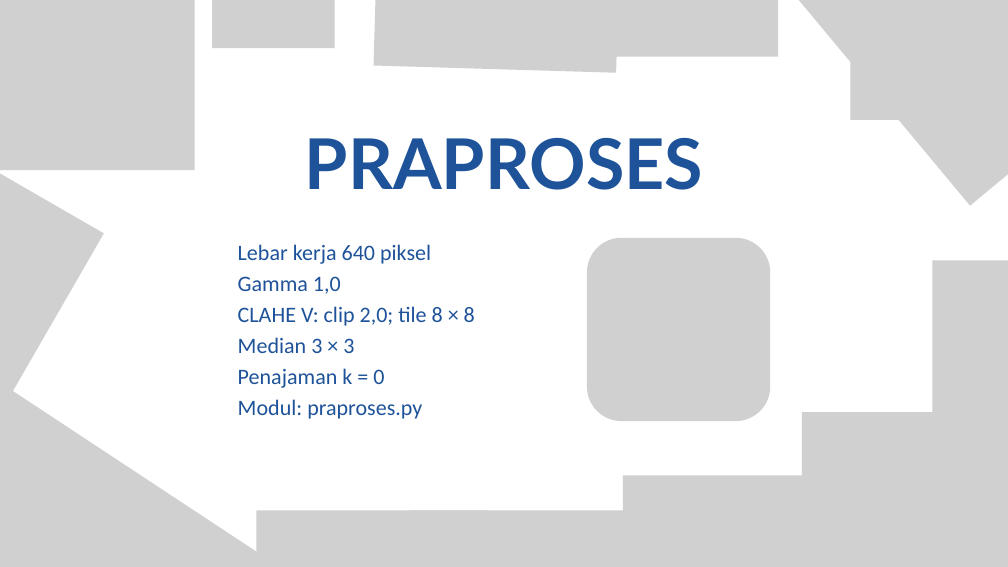
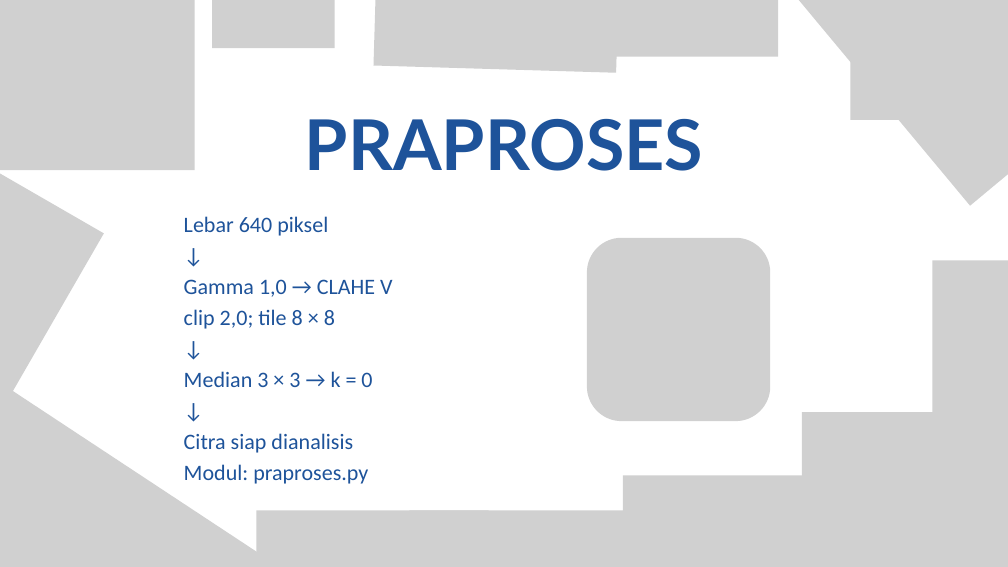
Before and after one commit to ZidaneNaufal1/simuteh-2330511034, a slide deck: slide 9 of laporan/Slide_EvalP1-4_2330511034.pptx. Drawn at 1008x567 pixels with LibreOffice and Linux fonts; fonts in the diff are those of the drawing; grey boxes stand for pictures. Boxes give left, top, right and bottom in pixels: in the first picture for what was removed or moved away, otherwise in the second. Text is boxed around its words. In the diff, an @@ line names an element or a change of style, - is before the commit and + after.

Commit message:
Slide: perjelas grafik, perbaiki integrasi dan tambahkan diagram praproses

```diff
--- a/laporan/Slide_EvalP1-4_2330511034.pptx
+++ b/laporan/Slide_EvalP1-4_2330511034.pptx
@@ text "PRAPROSES": place and size @@
-text "PRAPROSES" at (305,138,703,190)
+text "PRAPROSES" at (305,119,703,171)
@@ text "Lebar 640 piksel": place and size @@
-text "Lebar 640 piksel" at (238,244,475,419)
+text "Lebar 640 piksel" at (184,216,392,484)
@@ text at (184,216,392,453): text changed @@
-Lebar kerja 640 piksel
-Gamma 1,0
-CLAHE V: clip 2,0; tile 8 × 8
-Median 3 × 3
-Penajaman k = 0
+Lebar 640 piksel
+↓
+Gamma 1,0 → CLAHE V
+clip 2,0; tile 8 × 8
+↓
+Median 3 × 3 → k = 0
+↓
+Citra siap dianalisis
```
Also in this commit, not shown: 11 other slides changed, 6 other files.
